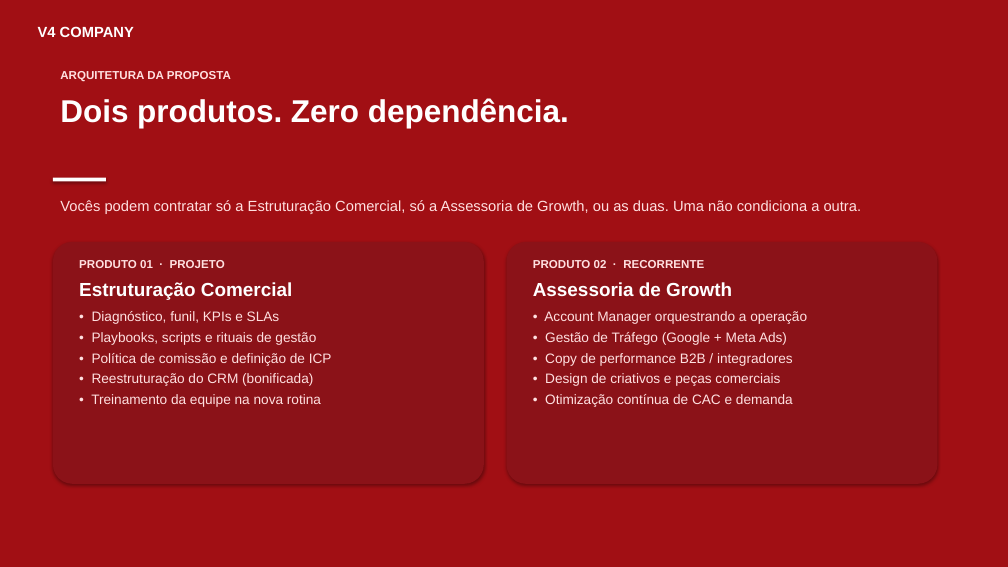
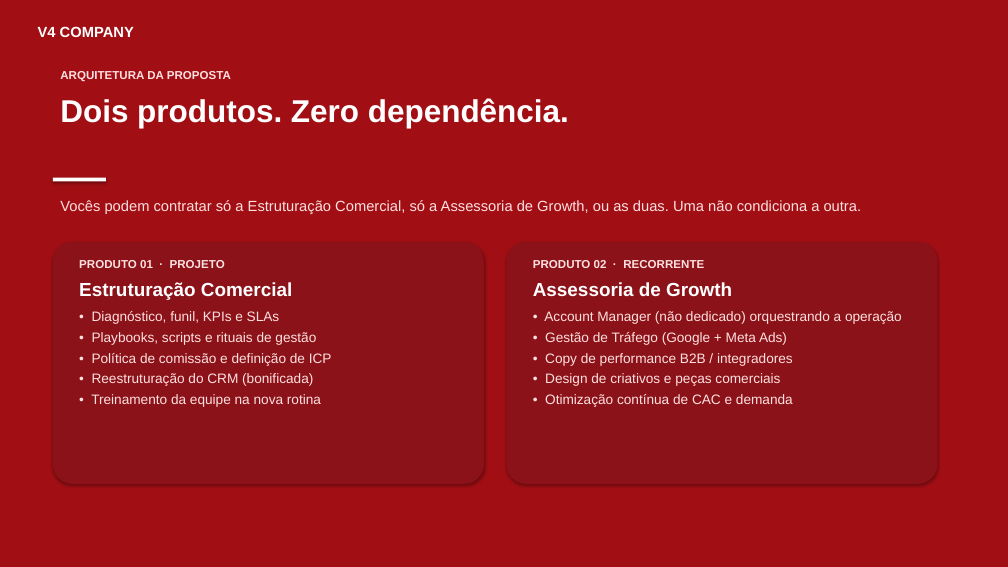
Before and after one commit to sarapizzico-hue/Sara, a slide deck: slide 4 of proposta-modular-estruturas.pptx. Drawn at 1008x567 pixels with LibreOffice and Linux fonts; fonts in the diff are those of the drawing. Boxes give left, top, right and bottom in pixels: in the first picture for what was removed or moved away, otherwise in the second. Text is boxed around its words. In the diff, an @@ line names an element or a change of style, - is before the commit and + after.

```diff
--- a/proposta-modular-estruturas.pptx
+++ b/proposta-modular-estruturas.pptx
@@ text at [544,311,902,324]: text changed @@
-• Account Manager orquestrando a operação
+• Account Manager (não dedicado) orquestrando a operação
```
Also in this commit, not shown: 1 other slide changed, 2 other files.
